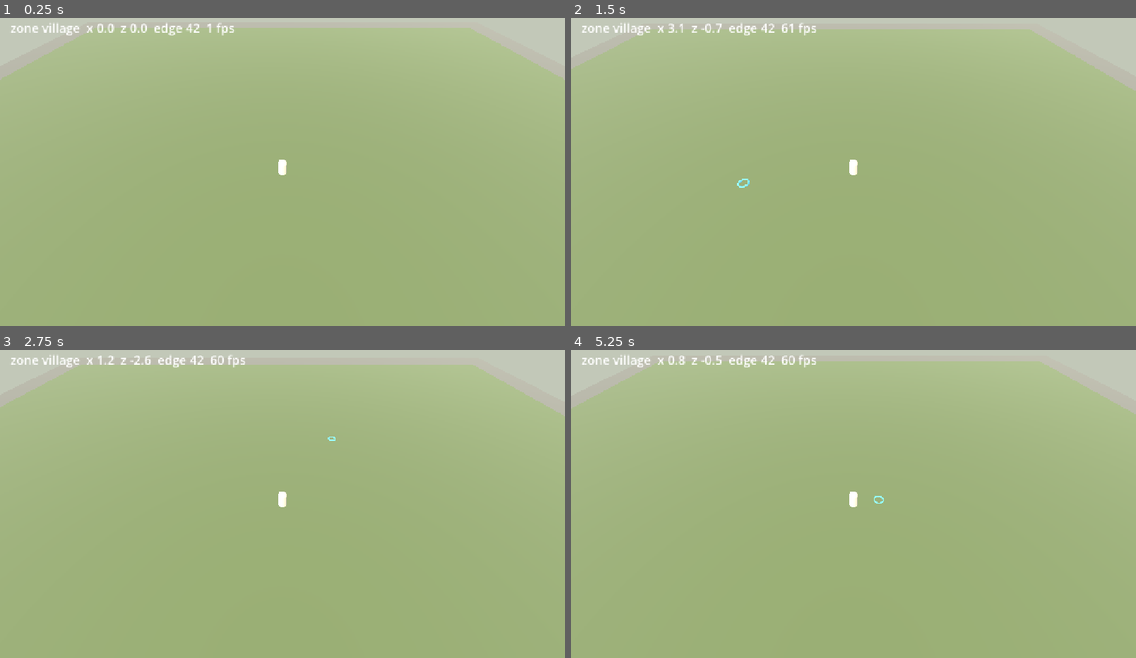
Above: before the commit, frames 1-4 (two rows, left to right).
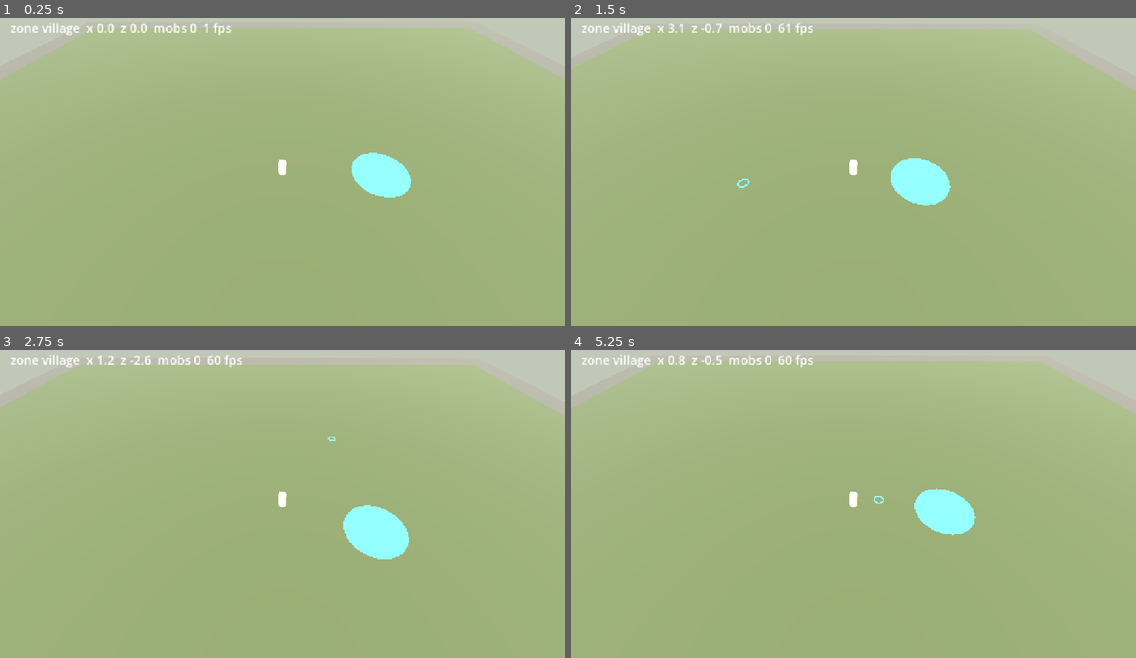
Above: after the commit, the same moments.

Repository: gogoalswo/MMORPG
Game: Godot game, scene res://main.tscn
Two runs of this game, one before a commit and one after it. Both use one fixed random seed, a clock stepped at 60 frames per second and the inputs below.
Inputs (mouse positions are in pixels of both pictures, inside the frame that each line leads up to):
- Up to frame 1 (0.25 s): no input
- Up to frame 2 (1.5 s): tap Enter at 0.5 s; move the mouse to (977, 150) at 0.52 s; click (977, 150) at 0.67 s; move the mouse to (740, 184) at 1.27 s; click (740, 184) at 1.42 s
- Up to frame 3 (2.75 s): move the mouse to (339, 430) at 2.02 s; click (339, 430) at 2.17 s
- Up to frame 4 (5.25 s): move the mouse to (825, 562) at 2.77 s; click (825, 562) at 2.92 s; move the mouse to (1023, 547) at 3.52 s; click (1023, 547) at 3.67 s; move the mouse to (684, 451) at 4.27 s; click (684, 451) at 4.42 s; move the mouse to (881, 500) at 5.02 s; click (881, 500) at 5.17 s

The runs differ from the first frame. In frame 1, 1.4% of the frame differs, in the area x 27-73%, y 1-59%; in frame 2, 1.5%; in frame 3, 1.8%, in the area x 28-73%, y 1-68%; in frame 4, 1.5%.

Commit message:
고도 이관 4단계: 몬스터 스폰·충돌·표시, 임시 차원문
- World 가 존이 정한 무리대로 몬스터를 놓는다. 존 이름으로 난수 씨앗을 고정해
  같은 존이면 언제나 같은 자리다 — 자리를 정하는 건 언제나 판정하는 쪽이다
- 몬스터를 뚫고 못 지나간다. 미는 쪽은 언제나 움직이는 쪽이다
- movement.gd 에 monster_radius·scatter_spawn·MONSTER_GAP 을 이식했다
- 마을에는 몬스터 정의가 없어서 사냥터로 갈 길이 필요했다. 차원문에 들어가면
  마을과 초원을 오간다 — 사냥터 20곳을 고르는 화면은 UI 단계에서 만든다

확인: 초원 81마리(보스 1 + 무리 4x20), 가장 가까운 둘 사이 여유 0.213m 로
겹친 놈 없음, 두 번 열어도 같은 자리, 몬스터 앞 1.194m 에서 막힘(최소값과 일치),
차원문으로 옮기면 몬스터가 다시 남. 고도 테스트 4개·npm test 135개 통과.

Co-Authored-By: Claude Opus 5 <noreply@anthropic.com>
Claude-Session: https://claude.ai/code/session_01FWZ5o5cfGG3ogQzQN9Uxud

Diff:
--- a/godot/game/game.gd
+++ b/godot/game/game.gd
@@ -20,61 +20,21 @@
 var _target: Vector3 = Vector3.INF
 var _seq := 0
 var _half_size := 0.0
+## 존마다 다시 짓는 것들(바닥·하늘·몬스터·차원문)은 여기 아래에 둔다.
+## 캐릭터·카메라·UI 는 존이 바뀌어도 그대로라 밖에 있다
+var _zone_node: Node3D
+var _shown_zone := ""
 
 
 func _ready() -> void:
 	_transport = LocalTransport.new()
 	add_child(_transport)
-	var zone_id := GameData.start_zone()
-	_transport.open(zone_id)
-
-	var zone := GameData.zone(zone_id)
-	_half_size = Movement.zone_half_size(float(zone.get("size", 92)))
-	_build(zone)
-
-
-func _build(zone: Dictionary) -> void:
-	var env: Dictionary = zone.get("env", {})
-	var size := float(zone.get("size", 92))
-
-	var world_env := WorldEnvironment.new()
-	var e := Environment.new()
-	e.background_mode = Environment.BG_COLOR
-	e.background_color = Color(env.get("skyColor", "#b9c9d8"))
-	e.ambient_light_source = Environment.AMBIENT_SOURCE_COLOR
-	e.ambient_light_color = Color(env.get("skyColor", "#b9c9d8"))
-	e.ambient_light_energy = float(env.get("hemiIntensity", 1.1))
-	e.fog_enabled = true
-	e.fog_light_color = Color(env.get("fogColor", "#c2c8b8"))
-	e.fog_density = 0.006
-	world_env.environment = e
-	add_child(world_env)
-
-	var sun := DirectionalLight3D.new()
-	sun.light_energy = float(env.get("sunIntensity", 2.7))
-	sun.rotation_degrees = Vector3(-50, -35, 0)
-	add_child(sun)
-
-	var ground := MeshInstance3D.new()
-	var plane := PlaneMesh.new()
-	plane.size = Vector2(size, size)
-	ground.mesh = plane
-	var ground_mat := StandardMaterial3D.new()
-	ground_mat.albedo_color = Color(env.get("groundTint", "#6a665c"))
-	ground.material_override = ground_mat
-	add_child(ground)
-
-	# 존 경계 — 여기까지만 걸어갈 수 있다 (Movement.zone_half_size)
-	var edge := MeshInstance3D.new()
-	var edge_mesh := PlaneMesh.new()
-	edge_mesh.size = Vector2(_half_size * 2.0, _half_size * 2.0)
-	edge.mesh = edge_mesh
-	var edge_mat := StandardMaterial3D.new()
-	edge_mat.albedo_color = Color(env.get("grassDark", "#5c6a3c"))
-	edge.material_override = edge_mat
-	edge.position.y = 0.01
-	add_child(edge)
-
+	_transport.open(GameData.start_zone())
+	_build_persistent()
+
+
+## 존이 바뀌어도 살아 있는 것들
+func _build_persistent() -> void:
 	_player = MeshInstance3D.new()
 	var body := CapsuleMesh.new()
 	body.radius = Movement.PLAYER_RADIUS
@@ -112,6 +72,95 @@
 	ui.add_child(_label)
 
 
+## 존 하나를 짓는다. 차원문으로 옮기면 통째로 버리고 다시 짓는다
+func _build_zone(zone_id: String) -> void:
+	if _zone_node != null:
+		_zone_node.queue_free()
+	_zone_node = Node3D.new()
+	add_child(_zone_node)
+	_shown_zone = zone_id
+
+	var zone := GameData.zone(zone_id)
+	var env: Dictionary = zone.get("env", {})
+	var size := float(zone.get("size", 92))
+	_half_size = Movement.zone_half_size(size)
+	_target = Vector3.INF
+	_marker.visible = false
+
+	var world_env := WorldEnvironment.new()
+	var e := Environment.new()
+	e.background_mode = Environment.BG_COLOR
+	e.background_color = Color(env.get("skyColor", "#b9c9d8"))
+	e.ambient_light_source = Environment.AMBIENT_SOURCE_COLOR
+	e.ambient_light_color = Color(env.get("skyColor", "#b9c9d8"))
+	e.ambient_light_energy = float(env.get("hemiIntensity", 1.1))
+	e.fog_enabled = true
+	e.fog_light_color = Color(env.get("fogColor", "#c2c8b8"))
+	e.fog_density = 0.006
+	world_env.environment = e
+	_zone_node.add_child(world_env)
+
+	var sun := DirectionalLight3D.new()
+	sun.light_energy = float(env.get("sunIntensity", 2.7))
+	sun.rotation_degrees = Vector3(-50, -35, 0)
+	_zone_node.add_child(sun)
+
+	var ground := MeshInstance3D.new()
+	var plane := PlaneMesh.new()
+	plane.size = Vector2(size, size)
+	ground.mesh = plane
+	var ground_mat := StandardMaterial3D.new()
+	ground_mat.albedo_color = Color(env.get("groundTint", "#6a665c"))
+	ground.material_override = ground_mat
+	_zone_node.add_child(ground)
+
+	# 존 경계 — 여기까지만 걸어갈 수 있다 (Movement.zone_half_size)
+	var edge := MeshInstance3D.new()
+	var edge_mesh := PlaneMesh.new()
+	edge_mesh.size = Vector2(_half_size * 2.0, _half_size * 2.0)
+	edge.mesh = edge_mesh
+	var edge_mat := StandardMaterial3D.new()
+	edge_mat.albedo_color = Color(env.get("grassDark", "#5c6a3c"))
+	edge.material_override = edge_mat
+	edge.position.y = 0.01
+	_zone_node.add_child(edge)
+
+	# 차원문. 여기 들어가면 존이 바뀐다 (World._check_gate)
+	var gate: Dictionary = zone.get("gate", {})
+	if not gate.is_empty():
+		var gate_pos: Array = gate.get("position", [0, 0])
+		var portal := MeshInstance3D.new()
+		var disc := CylinderMesh.new()
+		disc.top_radius = float(gate.get("radius", 2.6))
+		disc.bottom_radius = disc.top_radius
+		disc.height = 0.08
+		portal.mesh = disc
+		var gate_mat := StandardMaterial3D.new()
+		gate_mat.albedo_color = Color(gate.get("color", "#4aa8ff"))
+		gate_mat.emission_enabled = true
+		gate_mat.emission = Color(gate.get("color", "#4aa8ff"))
+		portal.material_override = gate_mat
+		portal.position = Vector3(float(gate_pos[0]), 0.04, float(gate_pos[1]))
+		_zone_node.add_child(portal)
+
+	# 몬스터. 자리는 World 가 정했고 여기서는 그리기만 한다.
+	# 모델은 5단계에서 붙인다 — 지금은 몸 반지름만큼의 기둥이다
+	for monster in _transport.snapshot().get("monsters", []):
+		var body := MeshInstance3D.new()
+		var shape := CapsuleMesh.new()
+		shape.radius = monster.r
+		shape.height = maxf(monster.r * 2.0 + 0.1, 1.6 * monster.scale)
+		body.mesh = shape
+		var mat := StandardMaterial3D.new()
+		mat.albedo_color = Color(monster.color)
+		if monster.boss:
+			mat.emission_enabled = true
+			mat.emission = Color(monster.color) * 0.6
+		body.material_override = mat
+		body.position = Vector3(monster.x, shape.height * 0.5, monster.z)
+		_zone_node.add_child(body)
+
+
 func _unhandled_input(event: InputEvent) -> void:
 	# 터치는 기본 설정이 마우스로 바꿔 주므로 이 한 줄이 폰도 덮는다
 	if event is InputEventMouseButton and event.pressed and event.button_index == MOUSE_BUTTON_LEFT:
@@ -139,7 +188,7 @@
 
 ## 눌러 둔 자리로 향하는 방향을 만들어 보낸다. **요청일 뿐이고 판정은 World 가 한다.**
 func _send_input(delta: float) -> void:
-	if _target == Vector3.INF:
+	if _target == Vector3.INF or _zone_node == null:
 		return
 	var me := _my_position()
 	var to := Vector2(_target.x - me.x, _target.z - me.z)
@@ -161,7 +210,13 @@
 
 
 func _draw_state() -> void:
-	var players: Dictionary = _transport.snapshot().get("players", {})
+	var snap := _transport.snapshot()
+	# 차원문으로 옮겼으면 존을 통째로 다시 짓는다
+	var zone_now := str(snap.get("zone", ""))
+	if zone_now != "" and zone_now != _shown_zone:
+		_build_zone(zone_now)
+
+	var players: Dictionary = snap.get("players", {})
 	var me: Dictionary = players.get(_transport.my_id(), {})
 	if me.is_empty():
 		return
@@ -173,10 +228,10 @@
 	_camera.position = _player.position + Vector3(0, 14, 12)
 	_camera.look_at(_player.position, Vector3.UP)
 
-	_label.text = "zone %s  x %.1f  z %.1f  edge %.0f  %d fps" % [
-		_transport.snapshot().get("zone", "?"),
+	_label.text = "zone %s  x %.1f  z %.1f  mobs %d  %d fps" % [
+		zone_now,
 		me.x,
 		me.z,
-		_half_size,
+		snap.get("monsters", []).size(),
 		Engine.get_frames_per_second(),
 	]
--- /dev/null
+++ b/godot/tests/monster_test.gd
@@ -0,0 +1,113 @@
+extends SceneTree
+
+## 몬스터 스폰·충돌·차원문을 글로 확인한다.
+##
+##   godot --headless --path godot --script tests/monster_test.gd
+
+var _failed := 0
+
+
+func _init() -> void:
+	_case_village_empty()
+	_case_meadow_count()
+	_case_no_overlap()
+	_case_same_seed()
+	_case_block()
+	_case_gate()
+
+	if _failed == 0:
+		print("몬스터: 전부 통과")
+		quit(0)
+	else:
+		print("몬스터: %d개 실패" % _failed)
+		quit(1)
+
+
+func _fail(text: String) -> void:
+	print("  실패 " + text)
+	_failed += 1
+
+
+func _world(zone_id: String) -> World:
+	var w := World.new()
+	w.open(zone_id)
+	w.join("me")
+	return w
+
+
+func _mobs(w: World) -> Array:
+	return w.snapshot().get("monsters", [])
+
+
+func _case_village_empty() -> void:
+	# 마을에는 무리 정의가 없다
+	var count := _mobs(_world("village")).size()
+	if count != 0:
+		_fail("마을에 몬스터가 %d마리 있다" % count)
+
+
+func _case_meadow_count() -> void:
+	# 보스 1 + 무리 4개 x 20
+	var count := _mobs(_world("meadow")).size()
+	if count != 81:
+		_fail("초원 몬스터가 81이어야 하는데 %d" % count)
+
+
+func _case_no_overlap() -> void:
+	# 겹친 채로 서 있으면 그게 그대로 화면에 남는다
+	var mobs := _mobs(_world("meadow"))
+	var worst := INF
+	for i in mobs.size():
+		for j in range(i + 1, mobs.size()):
+			var a: Dictionary = mobs[i]
+			var b: Dictionary = mobs[j]
+			var gap: float = Vector2(a.x - b.x, a.z - b.z).length() - (a.r + b.r)
+			worst = minf(worst, gap)
+	if worst < -0.001:
+		_fail("가장 심하게 겹친 둘이 %.3f m 파고들었다" % worst)
+	else:
+		print("  가장 가까운 둘 사이 여유 %.3f m" % worst)
+
+
+func _case_same_seed() -> void:
+	# 자리를 정하는 건 언제나 판정하는 쪽이다 — 같은 존이면 같은 자리
+	var a := _mobs(_world("meadow"))
+	var b := _mobs(_world("meadow"))
+	for i in a.size():
+		if absf(a[i].x - b[i].x) > 1e-9 or absf(a[i].z - b[i].z) > 1e-9:
+			_fail("두 번 열었더니 %d번째 자리가 다르다" % i)
+			return
+
+
+func _case_block() -> void:
+	# 몬스터를 뚫고 지나갈 수 없다
+	var w := _world("meadow")
+	var mob: Dictionary = _mobs(w)[0]
+	var players: Dictionary = w.snapshot().players
+	var me: Dictionary = players["me"]
+	# 몬스터 바로 옆에 세우고 몬스터 쪽으로 계속 민다
+	me.x = mob.x - 2.0
+	me.z = mob.z
+	for i in 200:
+		w.input_move("me", i + 1, 1.0, 0.0, 0.05)
+	var gap: float = Vector2(me.x - mob.x, me.z - mob.z).length()
+	var minimum: float = mob.r + Movement.PLAYER_RADIUS
+	if gap < minimum - 0.001:
+		_fail("몬스터 안으로 %.3f m 들어갔다" % (minimum - gap))
+	else:
+		print("  몬스터 앞에서 %.3f m 남기고 막혔다 (최소 %.3f)" % [gap, minimum])
+
+
+func _case_gate() -> void:
+	var w := _world("village")
+	var gate_pos: Array = w.zone.gate.position
+	var me: Dictionary = w.snapshot().players["me"]
+	me.x = float(gate_pos[0])
+	me.z = float(gate_pos[1])
+	w.step(0.016)
+	if w.zone_id != "meadow":
+		_fail("차원문에 섰는데 존이 %s 그대로다" % w.zone_id)
+	elif _mobs(w).size() != 81:
+		_fail("옮긴 존에 몬스터가 안 났다")
+	else:
+		print("  차원문 -> %s, 몬스터 %d마리" % [w.zone_id, _mobs(w).size()])
--- a/godot/world/game_data.gd
+++ b/godot/world/game_data.gd
@@ -42,3 +42,14 @@
 
 static func combat() -> Dictionary:
 	return load_table("combat")
+
+static func monster_kind(id: String) -> Dictionary:
+	var kinds: Dictionary = load_table("monsters").get("kinds", {})
+	if not kinds.has(id):
+		push_error("없는 몬스터: %s" % id)
+		return {}
+	return kinds[id]
+
+## 사냥터 순서. 지금은 첫 곳만 쓴다 (World 의 임시 게이트)
+static func field_order() -> Array:
+	return zones().get("fieldOrder", [])
--- a/godot/world/movement.gd
+++ b/godot/world/movement.gd
@@ -14,6 +14,17 @@
 
 ## 캐릭터가 차지하는 반지름 — 충돌 판정에만 쓴다 (모델 크기와는 별개다)
 const PLAYER_RADIUS := 0.4
+
+## **몬스터끼리만** 추가로 벌려 두는 거리. 캐릭터가 낀 판정에는 안 들어간다.
+## 몬스터는 한 사람을 쫓아 우르르 모여서, 몸끼리 딱 붙기만 해도 뭉쳐 보인다.
+const MONSTER_GAP := 0.2
+
+## 몬스터가 차지하는 반지름. 모델 크기(scale)에 비례한다.
+##
+## **0.38 을 곱하는 이유는 붙어서 때릴 수 있어야 하기 때문이다.** 이보다 크게 잡으면
+## 충돌이 공격을 막아 서로 못 때린다 — 몸집이 큰 보스부터 그렇게 된다.
+static func monster_radius(scale: float) -> float:
+	return 0.38 * scale
 
 ## 존 경계까지의 거리 (지면 가장자리에서 조금 안쪽)
 static func zone_half_size(zone_size: float) -> float:
@@ -80,3 +91,48 @@
 	# 움직인 다음에 민다. 먼저 밀면 이미 빠져나온 자리에서 또 밀려 제자리걸음이 된다
 	if not solids.is_empty():
 		push_out_of_solids(state, solids, half_size)
+
+
+## 무리 안에서 **다른 몸과 겹치지 않는 자리**를 고른다. 몬스터 스폰이 쓴다.
+##
+## 그냥 원 안에 무작위로 뿌리면 몇 마리는 반드시 겹치고, 몬스터는 겹친 채로 가만히
+## 서 있으므로 그게 그대로 화면에 남는다. 빈 자리를 tries 번 찍어 보고 전부 겹치면
+## **가장 여유 있는 후보**를 골라 한 번 민다 — "될 때까지" 돌리지 않는다. 그건
+## 서버가 멈추는 길이다.
+static func scatter_spawn(
+	center_x: float,
+	center_z: float,
+	center_radius: float,
+	my_radius: float,
+	taken: Array,
+	half_size: float,
+	rng: RandomNumberGenerator,
+	tries: int = 12,
+) -> Dictionary:
+	var best := {"x": center_x, "z": center_z}
+	var best_clearance := -INF
+
+	for i in tries:
+		var angle := rng.randf() * TAU
+		# 제곱근을 씌워야 원 안에 고르게 퍼진다 (안 씌우면 가운데로 몰린다)
+		var dist := sqrt(rng.randf()) * center_radius
+		var spot := {
+			"x": clampf(center_x + cos(angle) * dist, -half_size, half_size),
+			"z": clampf(center_z + sin(angle) * dist, -half_size, half_size),
+		}
+
+		var clearance := INF
+		for other in taken:
+			var gap: float = (
+				Vector2(spot.x - other.x, spot.z - other.z).length() - (other.r + my_radius)
+			)
+			if gap < clearance:
+				clearance = gap
+		if clearance >= 0.0:
+			return spot
+		if clearance > best_clearance:
+			best_clearance = clearance
+			best = spot
+
+	push_out_of_solids(best, taken, half_size, my_radius)
+	return best
--- a/godot/world/world.gd
+++ b/godot/world/world.gd
@@ -17,6 +17,10 @@
 var _run_speed: float = 4.6
 ## id -> {x, z, rot, last_seq}
 var _players: Dictionary = {}
+## [{id, kind, x, z, r, scale, color}, ...] — 스폰 자리는 서버(여기)가 정한다
+var _monsters: Array = []
+## 스폰을 매번 같은 자리에 놓는다. 자리를 정하는 건 언제나 판정하는 쪽이다
+var _rng := RandomNumberGenerator.new()
 
 
 func open(id: String) -> void:
@@ -24,6 +28,41 @@
 	zone = GameData.zone(id)
 	half_size = Movement.zone_half_size(float(zone.get("size", 92)))
 	_run_speed = float(GameData.constants().get("runSpeed", 4.6))
+	_spawn_monsters()
+
+
+## 존이 정한 무리대로 몬스터를 놓는다. 서로 겹치지 않는 자리를 골라 준다.
+func _spawn_monsters() -> void:
+	_monsters.clear()
+	# 같은 존이면 언제나 같은 자리에 나오게 한다 (테스트도 이것에 기댄다)
+	_rng.seed = hash(zone_id)
+
+	for pack in zone.get("monsters", []):
+		var kind := GameData.monster_kind(str(pack.get("kind", "")))
+		if kind.is_empty():
+			continue
+		var scale := float(kind.get("scale", 1.0))
+		var radius := Movement.monster_radius(scale)
+		for i in int(pack.get("count", 0)):
+			var spot := Movement.scatter_spawn(
+				float(pack.get("x", 0.0)),
+				float(pack.get("z", 0.0)),
+				float(pack.get("radius", 1.0)),
+				radius + Movement.MONSTER_GAP,
+				_monsters,
+				half_size,
+				_rng,
+			)
+			_monsters.append({
+				"id": "%s_%d" % [kind.id, _monsters.size()],
+				"kind": kind.id,
+				"x": spot.x,
+				"z": spot.z,
+				"r": radius,
+				"scale": scale,
+				"color": kind.get("bodyColor", "#888888"),
+				"boss": bool(kind.get("boss", false)),
+			})
 
 
 func join(player_id: String) -> void:
@@ -50,16 +89,45 @@
 	if seq <= int(player.last_seq):
 		return
 
-	Movement.apply_move(player, dx, dz, dt, half_size, _run_speed)
+	# 몬스터를 뚫고 못 지나간다. 미는 쪽은 언제나 움직이는 쪽이다
+	Movement.apply_move(player, dx, dz, dt, half_size, _run_speed, _monsters)
 	player.last_seq = seq
 
 	if sqrt(dx * dx + dz * dz) > 1e-4:
 		player.rot = atan2(dx, dz)
 
 
-## 한 틱. 몬스터·전투가 들어올 자리다 (4단계).
+## 한 틱. 전투가 들어올 자리다 (5단계).
 func step(_delta: float) -> void:
-	pass
+	_check_gate()
+
+
+## 차원문에 들어가면 존을 옮긴다.
+##
+## **임시다.** 진짜 게임은 차원문에서 사냥터 20곳을 골라 고르게 되어 있는데
+## (웹 클라의 ui/zoneGate.ts), 그 화면은 UI 단계에서 만든다. 지금은 마을과
+## 첫 사냥터를 오가기만 한다 — 몬스터를 보려면 사냥터로 가야 하기 때문이다.
+func _check_gate() -> void:
+	var gate: Dictionary = zone.get("gate", {})
+	if gate.is_empty():
+		return
+	var position: Array = gate.get("position", [0, 0])
+	var radius := float(gate.get("radius", 2.6))
+	var fields := GameData.field_order()
+	var target: String = GameData.start_zone() if zone_id != GameData.start_zone() else (
+		str(fields[0]) if not fields.is_empty() else ""
+	)
+	if target.is_empty():
+		return
+
+	for id in _players:
+		var player: Dictionary = _players[id]
+		var gap := Vector2(player.x - float(position[0]), player.z - float(position[1])).length()
+		if gap <= radius:
+			open(target)
+			for who in _players:
+				join(who)
+			return
 
 
 ## 밖으로 내보내는 상태. 읽기 전용으로 쓴다.
@@ -68,4 +136,6 @@
 		"zone": zone_id,
 		"size": zone.get("size", 92),
 		"players": _players,
+		"monsters": _monsters,
+		"gate": zone.get("gate", {}),
 	}
Not shown, added: godot/tests/touch_test.gd.uid
Not shown, added: godot/tests/world_test.gd.uid
Not shown, changed: .github/workflows/pages.yml
Not shown, changed: docs/features/godot-migration.md
